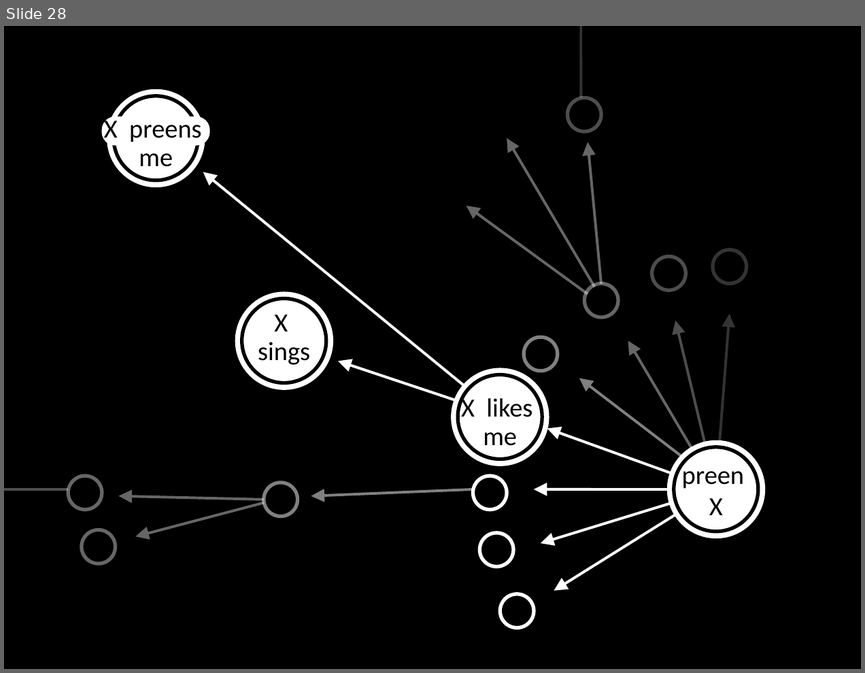
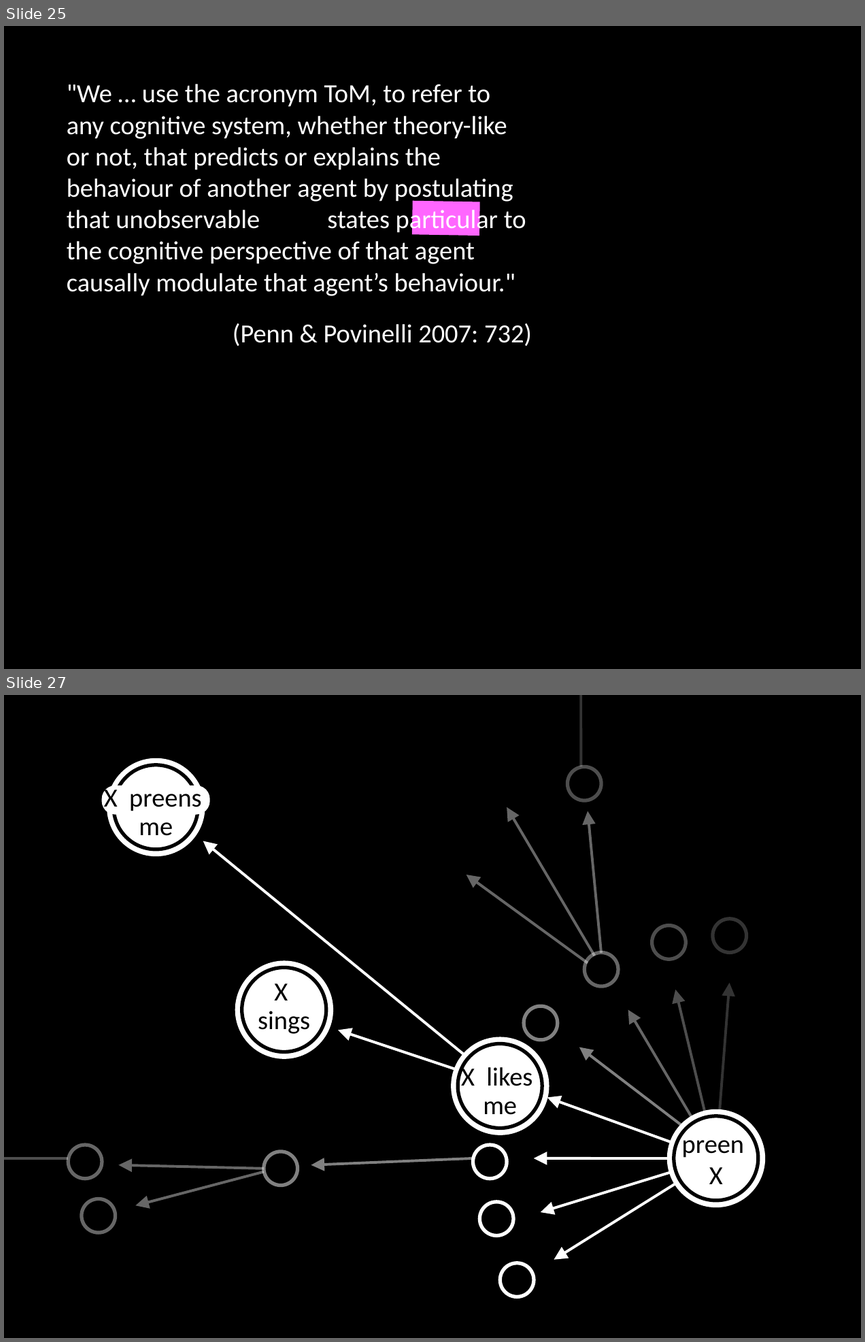
Before and after one commit to butterfill/minimal-theory-of-mind-cuny, a slide deck: minimal theory of mind cuny 03.pptx. Shown one above the other, each under a label of ours: slide 28 before the commit, slides 25 and 27 after it; the slides between them are not shown. The pictures are 865x673 and 865x1342 pixels, drawn with LibreOffice and Linux fonts; fonts in the diff are those of the drawing. Boxes give left, top, right and bottom in pixels: in the first picture for what was removed or moved away, otherwise in the second. Text is boxed around its words. In the diff, an @@ line names an element or a change of style, - is before the commit and + after.

```diff
--- a/minimal theory of mind cuny 03.pptx
+++ b/minimal theory of mind cuny 03.pptx
@@ slide 25 added at (x1=4, y1=26, x2=861, y2=669), background #000000 @@
@@ text added at (x1=67, y1=84, x2=532, y2=346), 22 pt, text #FFFFFF @@
+"We … use the acronym ToM, to refer to any cognitive system, whether theory-like or not, that predicts or explains the behaviour of another agent by postulating that unobservable inner states particular to the cognitive perspective of that agent causally modulate that agent’s behaviour."
+(Penn & Povinelli 2007: 732)
@@ rectangle added at (x1=411, y1=200, x2=480, y2=235), fill #FF66FF @@
@@ what was slide 28 is now slide 27 @@
```
Also in this commit, not shown: 2 slides changed, 10 other slides added, 17 slides removed, 5 other files.
